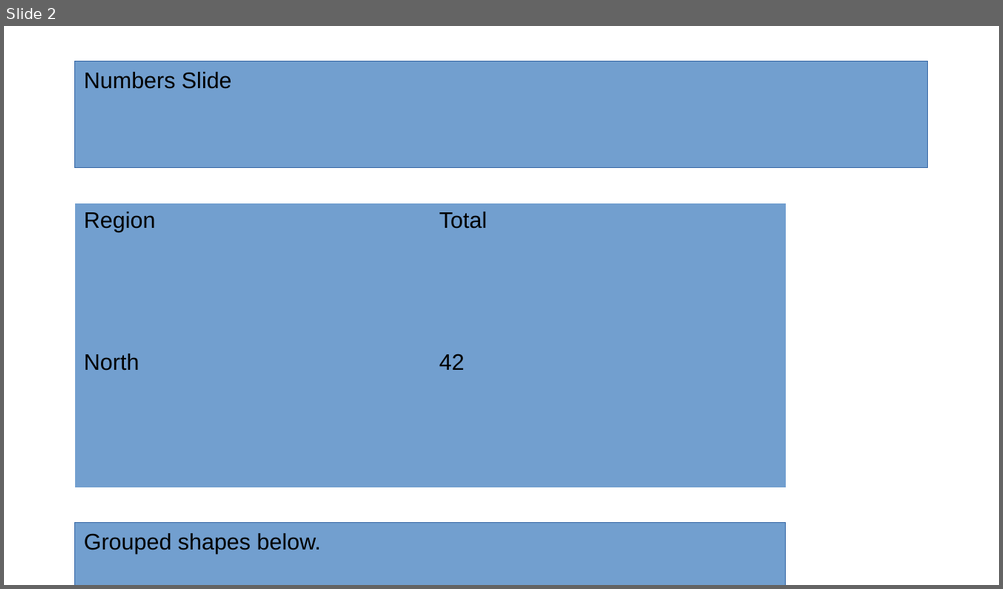
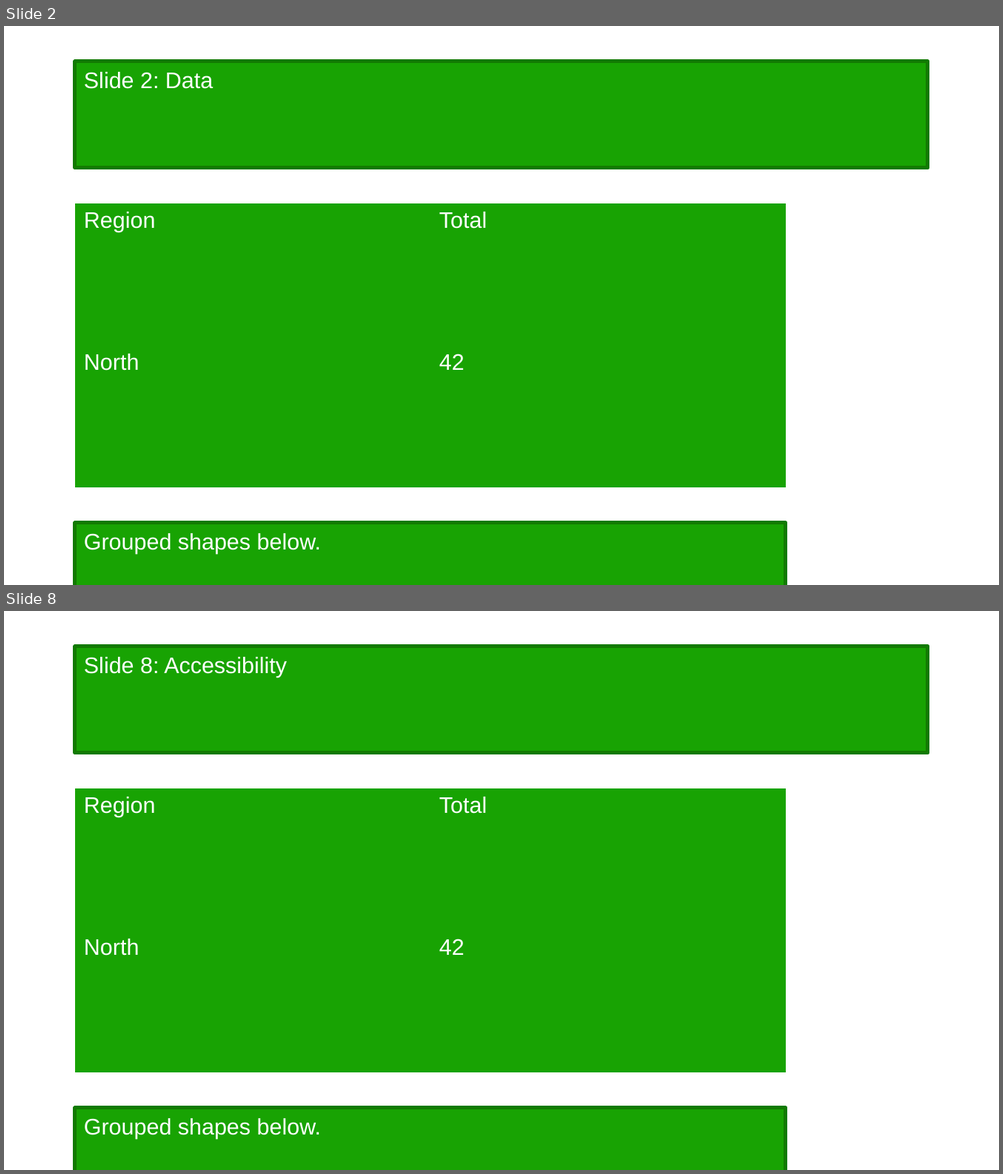
Before and after one commit to BaseBlocks-HQ/anydoc, a slide deck: apps/playground/src/assets/samples/presentation.pptx. Shown one above the other, each under a label of ours: slide 2 before the commit, slides 2 and 8 after it; the slides between them are not shown. The pictures are 1003x589 and 1003x1174 pixels, drawn with LibreOffice and Linux fonts; fonts in the diff are those of the drawing. Boxes give left, top, right and bottom in pixels: in the first picture for what was removed or moved away, otherwise in the second. Text is boxed around its words. In the diff, an @@ line names an element or a change of style, - is before the commit and + after.

```diff
--- a/apps/playground/src/assets/samples/presentation.pptx
+++ b/apps/playground/src/assets/samples/presentation.pptx
@@ slide 8 added at (x1=4, y1=611, x2=999, y2=1170), background #FFFFFF @@
@@ rectangle added at (x1=75, y1=647, x2=928, y2=752), fill #18A303, outline #127A02 3 pt, 18 pt, text #FFFFFF @@
+Slide 8: Accessibility
@@ table added at (x1=75, y1=789, x2=786, y2=1073), 2 rows, 2 columns @@
+Region | Total
+North | 42
@@ rectangle added at (x1=75, y1=1108, x2=785, y2=1170), fill #18A303, outline #127A02 3 pt, 18 pt, text #FFFFFF @@
+Grouped shapes below.
@@ slide 2 changed as well @@
@@ rectangle "Slide 2: Data" at (x1=75, y1=62, x2=928, y2=167): fill #729FCF to #18A303; outline #3465A4 0 pt to #127A02 3 pt @@
@@ text in rectangle at (x1=84, y1=72, x2=213, y2=89): text changed; text colour #000000 to #FFFFFF @@
-Numbers Slide
+Slide 2: Data
@@ table at (x1=75, y1=204, x2=786, y2=488) @@
@@ fill #729FCF to #18A303 in 4 cells @@
@@ text colour #000000 to #FFFFFF @@
@@ rectangle "Grouped shapes below." at (x1=75, y1=523, x2=785, y2=585): text colour #000000 to #FFFFFF; fill #729FCF to #18A303; outline #3465A4 0 pt to #127A02 3 pt @@
```
Also in this commit, not shown: 1 other slide changed, 7 other slides added, 41 other files.
